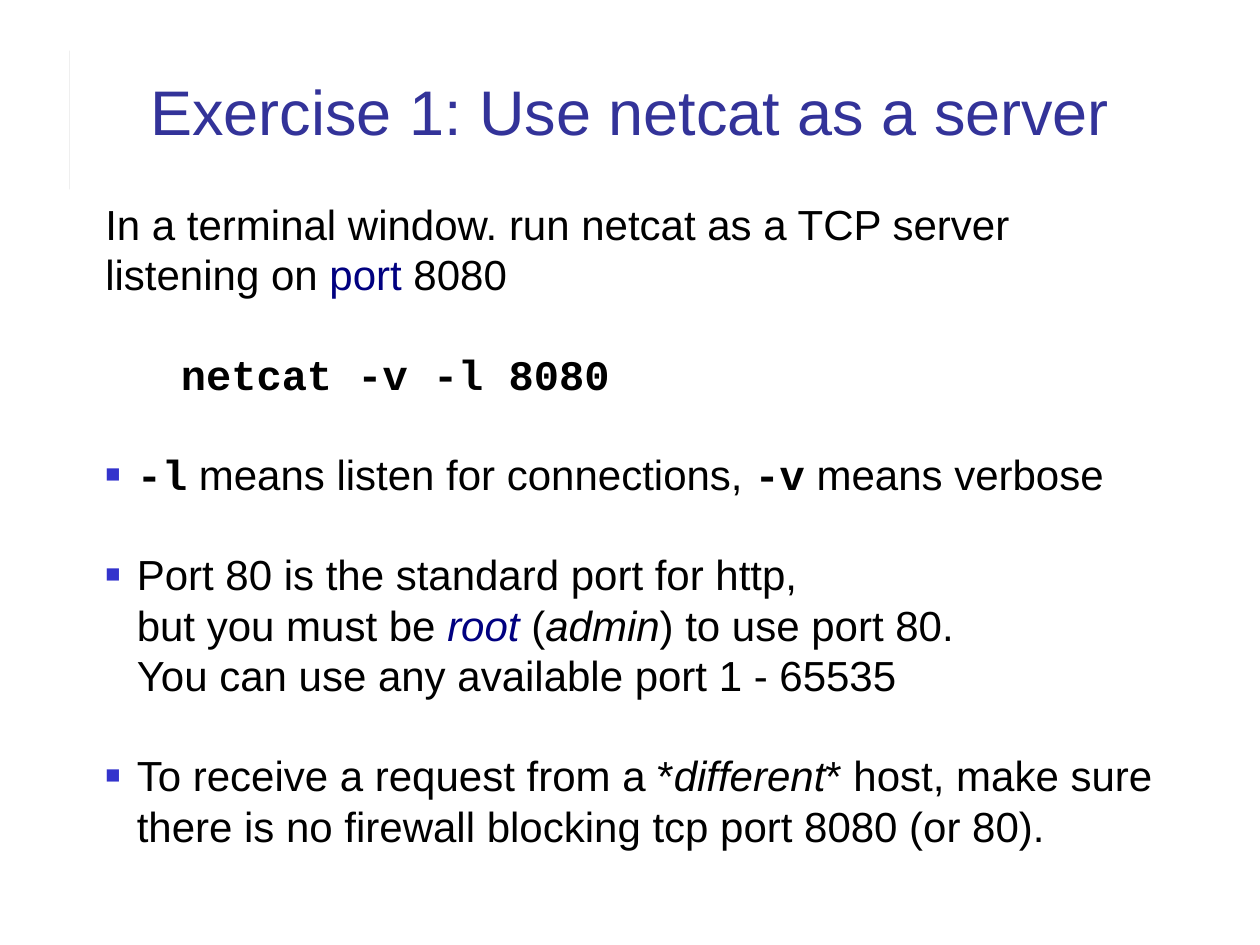
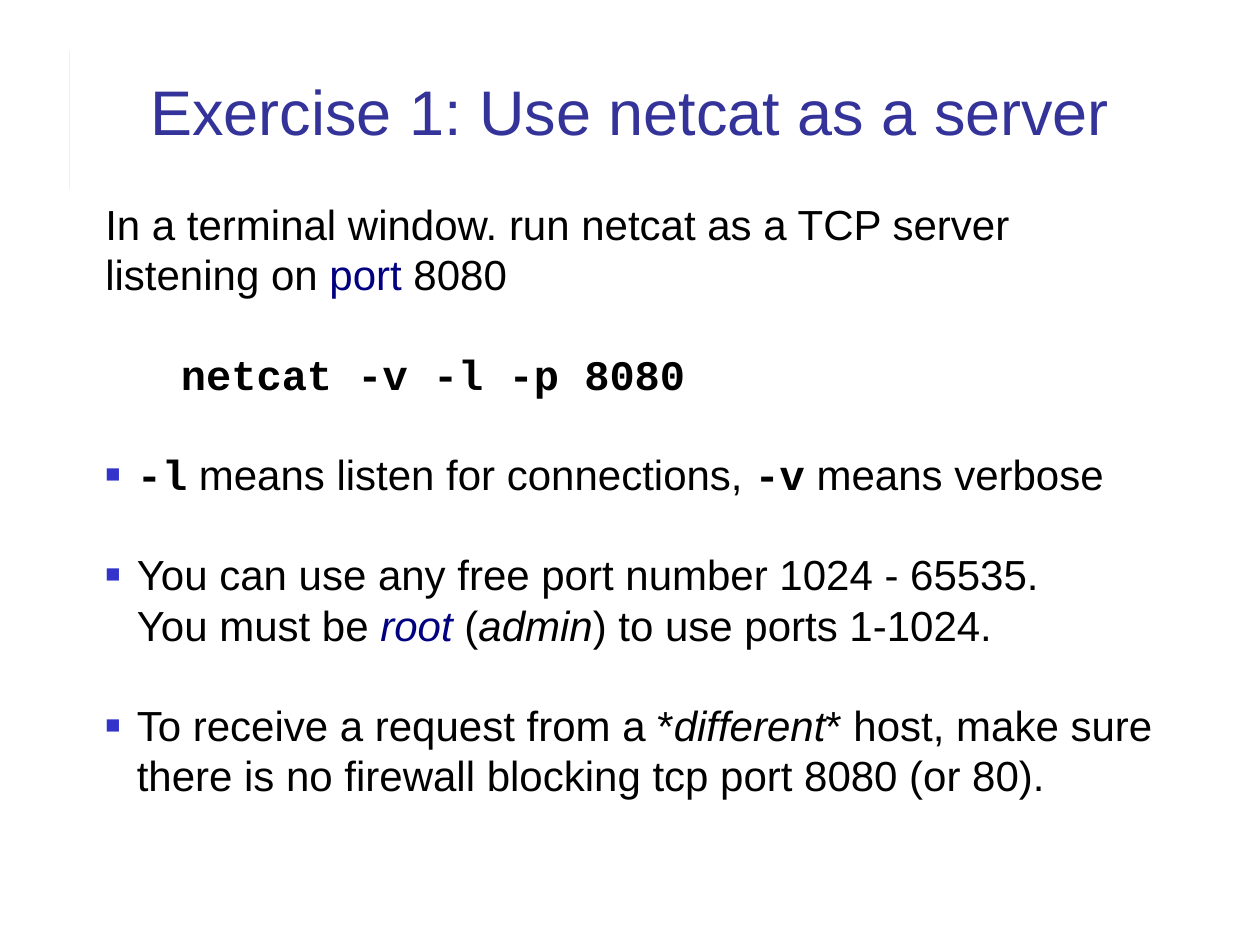
Before and after one commit to cpske/ISP, a slide deck: slide 4 of web/HTTP-in-Action.ppt. Drawn at 1260x945 pixels with LibreOffice and Linux fonts; fonts in the diff are those of the drawing. Boxes give left, top, right and bottom in pixels: in the first picture for what was removed or moved away, otherwise in the second. Text is boxed around its words. In the diff, an @@ line names an element or a change of style, - is before the commit and + after.

Commit message:
add -p flag to netcat cmds

```diff
--- a/web/HTTP-in-Action.ppt
+++ b/web/HTTP-in-Action.ppt
@@ text at (181, 360, 685, 399): text changed @@
-netcat -v -l 8080
+netcat -v -l -p 8080
@@ text at (137, 559, 1038, 649): text changed @@
-■ Port 80 is the standard port for http,
-  but you must be root (admin) to use port 80.
-  You can use any available port 1 - 65535
+■ You can use any free port number 1024 - 65535.
+  You must be root (admin) to use ports 1-1024.
```
Also in this commit, not shown: 5 other slides changed, 1 other file.
